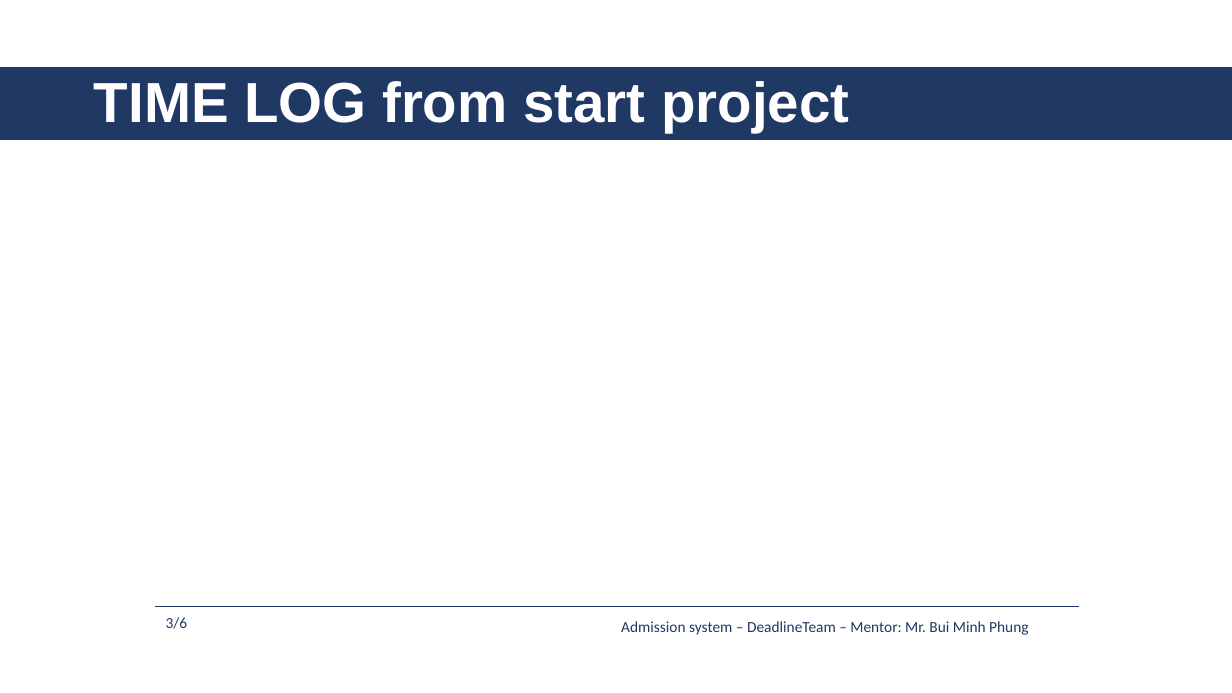
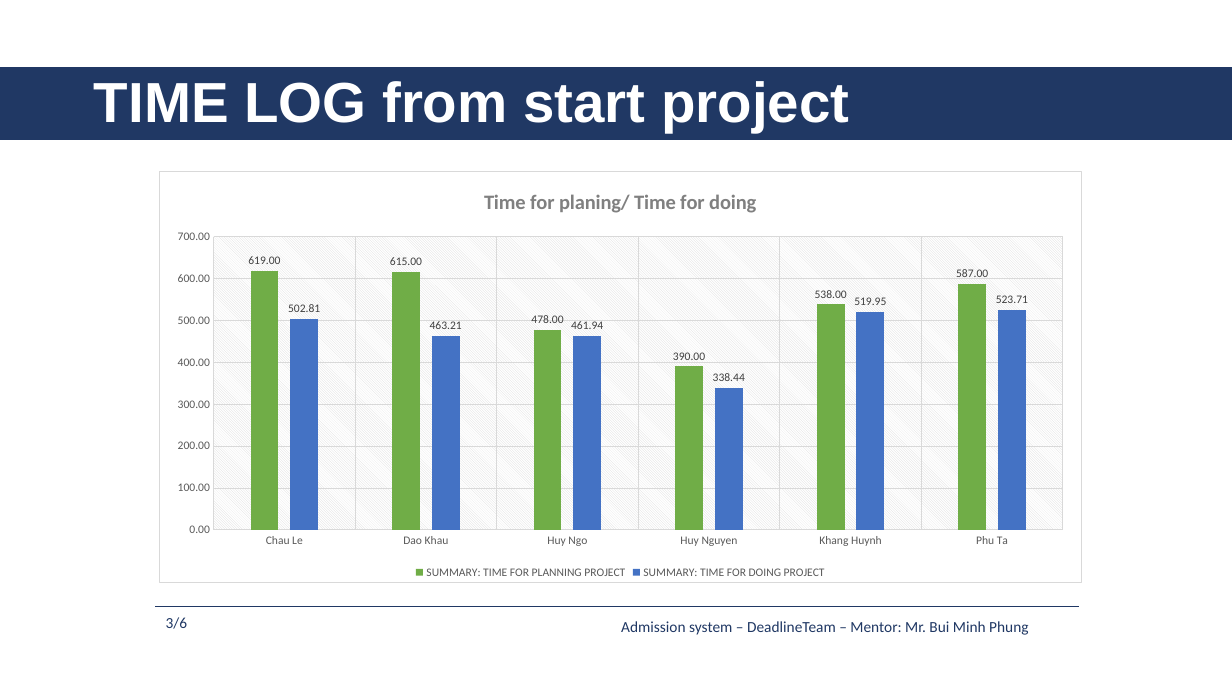
Before and after one commit to daotk/cap-deadline, a slide deck: slide 6 of 9. Presentation/AS_DeadlineTeam_Week20.pptx. Drawn at 1232x693 pixels with LibreOffice and Linux fonts; fonts in the diff are those of the drawing. Boxes give left, top, right and bottom in pixels: in the first picture for what was removed or moved away, otherwise in the second. Text is boxed around its words. In the diff, an @@ line names an element or a change of style, - is before the commit and + after.

```diff
--- a/9. Presentation/AS_DeadlineTeam_Week20.pptx
+++ b/9. Presentation/AS_DeadlineTeam_Week20.pptx
@@ column chart added at (159, 171, 1082, 583) @@
+title "Time for planing/ Time for doing "
+categories: Chau Le, Dao Khau, Huy Ngo, Huy Nguyen, Khang Huynh, Phu Ta
+SUMMARY: TIME FOR PLANNING PROJECT: 619, 615, 478, 390, 538, 587
+SUMMARY: TIME FOR DOING PROJECT: 502.81, 463.21, 461.94, 338.44, 519.95, 523.71
```
